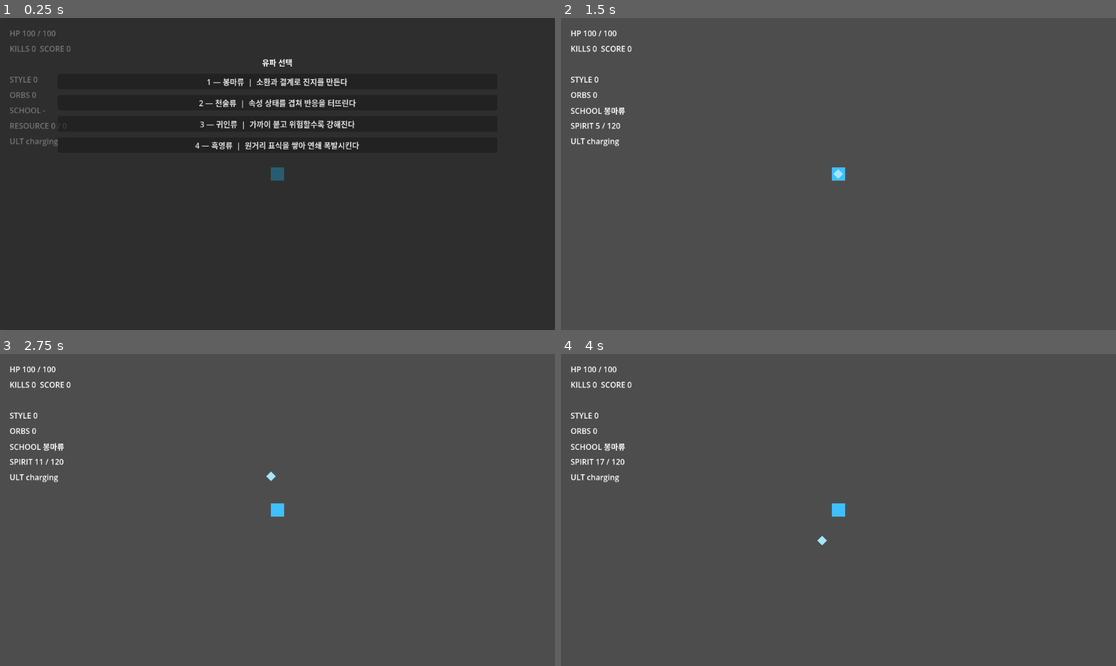
Above: before the commit, frames 1-4 (two rows, left to right).
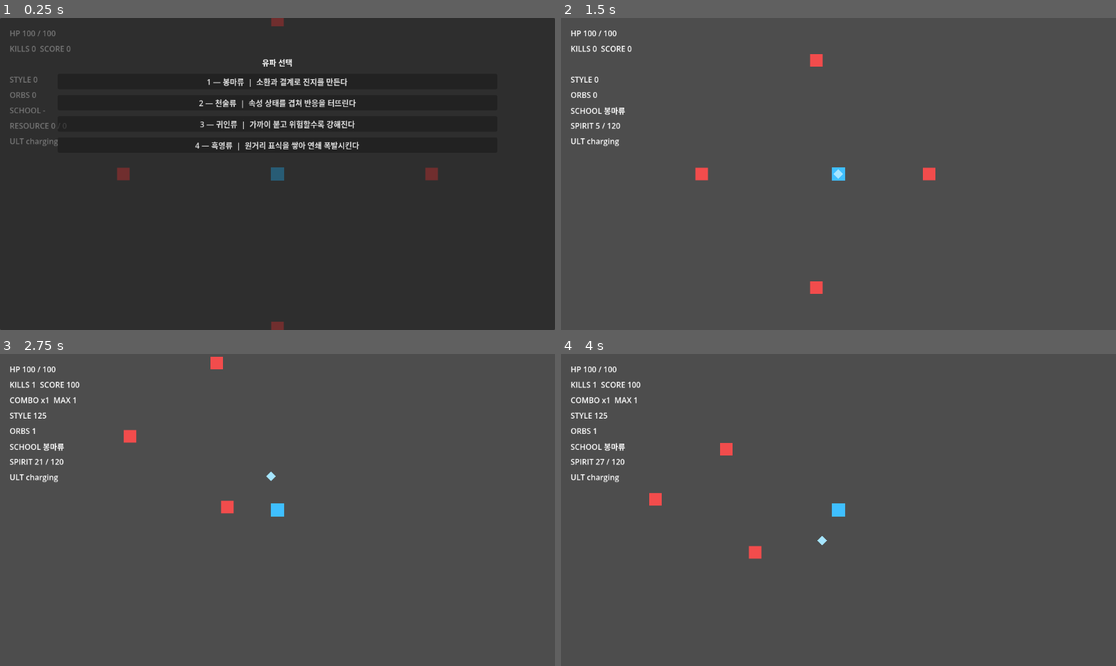
Above: after the commit, the same moments.

Repository: alsdmlals4-eng/ninja-survival-godot
Game: Godot game, scene res://scenes/main/main_scene.tscn
Two runs of this game, one before a commit and one after it. Both use one fixed random seed, a clock stepped at 60 frames per second and the inputs below.
Inputs:
- Up to frame 1 (0.25 s): no input
- Up to frame 2 (1.5 s): click "1 — 봉마류 | 소환과 결계로 진지를 만든다" at 0.5 s; tap Enter (ui_accept) at 1.25 s; hold Right (ui_right) from 1.28 s (still down); tap 1 at 1.35 s
- Up to frame 3 (2.75 s): tap Enter (ui_accept) at 1.52, 2.27 s; release Right (ui_right) at 2.03 s; hold Down (ui_down) from 2.03 s (still down); tap 2 at 2.1 s
- Up to frame 4 (4 s): release Down (ui_down) at 2.78 s; hold Right (ui_right) 2.78-3.53 s; tap 3 at 2.85 s; hold Up (ui_up) from 3.53 s (still down); tap 4 at 3.6 s; tap Enter (ui_accept) at 3.77 s

The runs differ from the first frame. In frame 1, 0.3% of the frame differs, in the area x 21-79%, y 0-100%; in frame 2, 0.4%; in frame 3, 0.5%, in the area x 1-43%, y 0-52%; in frame 4, 0.5%.

Commit message:
fix: restore basic enemy scene binding

Diff:
--- a/scenes/main/main_scene.tscn
+++ b/scenes/main/main_scene.tscn
@@ -4,7 +4,7 @@
 [ext_resource type="PackedScene" path="res://scenes/player/player.tscn" id="2_player"]
 [ext_resource type="PackedScene" path="res://scenes/ui/hud.tscn" id="3_hud"]
 [ext_resource type="Script" path="res://scripts/core/main_controller.gd" id="4_main"]
-[ext_resource type="PackedScene" path="res://scenes/enemies/enemy.tscn" id="5_enemy"]
+[ext_resource type="PackedScene" path="res://scenes/enemies/enemy_basic.tscn" id="5_enemy"]
 [ext_resource type="Script" path="res://scripts/combat/combat_ddd_tracker.gd" id="6_ddd"]
 [ext_resource type="Script" path="res://scripts/spawning/wave_spawner.gd" id="7_wave"]
 [ext_resource type="PackedScene" path="res://scenes/rewards/reward_orb.tscn" id="8_orb"]
